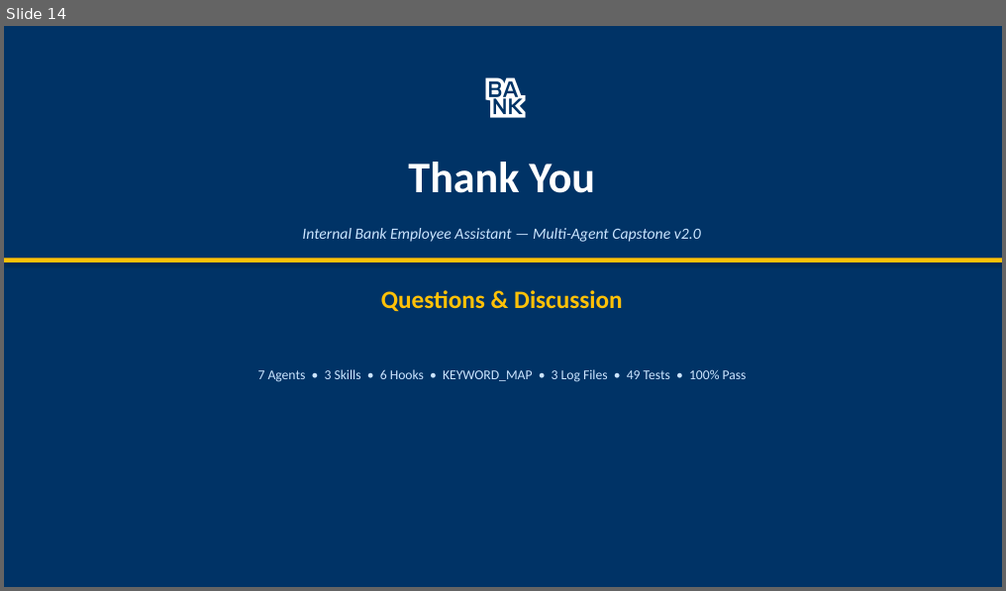
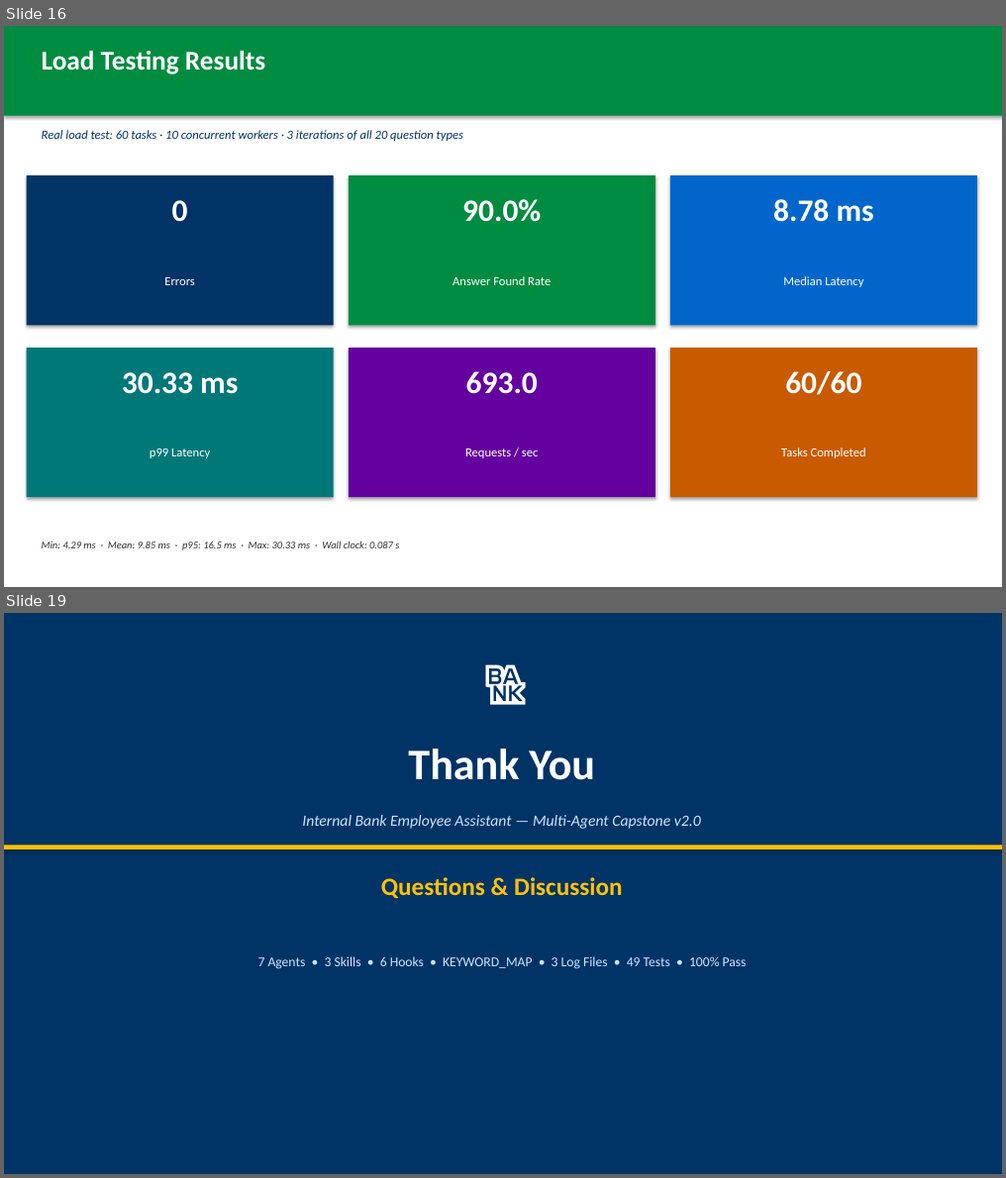
Before and after one commit to athiraiam/CapstoneProject, a slide deck: deliverables/05_Presentation_Deck.pptx. Shown one above the other, each under a label of ours: slide 14 before the commit, slides 16 and 19 after it; the slides between them are not shown. The pictures are 1006x591 and 1006x1178 pixels, drawn with LibreOffice and Linux fonts; fonts in the diff are those of the drawing. Boxes give left, top, right and bottom in pixels: in the first picture for what was removed or moved away, otherwise in the second. Text is boxed around its words. In the diff, an @@ line names an element or a change of style, - is before the commit and + after.

```diff
--- a/deliverables/05_Presentation_Deck.pptx
+++ b/deliverables/05_Presentation_Deck.pptx
@@ slide 16 added at bbox=[4, 26, 1002, 587], background #FFFFFF @@
@@ rectangle added at bbox=[4, 26, 1002, 116], fill #008C40 @@
@@ text added at bbox=[42, 51, 265, 75], 26 pt, text #FFFFFF, bold @@
+Load Testing Results
@@ text added at bbox=[42, 130, 463, 141], 12 pt, text #003366, italic @@
+Real load test: 60 tasks · 10 concurrent workers · 3 iterations of all 20 question types
@@ rectangle added at bbox=[27, 175, 334, 325], fill #003366 @@
@@ text added at bbox=[172, 200, 188, 222], 30 pt, text #FFFFFF, bold @@
+0
@@ rectangle added at bbox=[349, 175, 655, 325], fill #008C40 @@
@@ text added at bbox=[462, 199, 541, 222], 30 pt, text #FFFFFF, bold @@
+90.0%
@@ rectangle added at bbox=[670, 175, 977, 325], fill #0066CC @@
@@ text added at bbox=[773, 199, 874, 222], 30 pt, text #FFFFFF, bold @@
+8.78 ms
@@ text added at bbox=[164, 277, 194, 285], 12 pt, text #FFFFFF @@
+Errors
@@ text added at bbox=[452, 276, 550, 285], 12 pt, text #FFFFFF @@
+Answer Found Rate
@@ text added at bbox=[783, 276, 863, 287], 12 pt, text #FFFFFF @@
+Median Latency
@@ rectangle added at bbox=[27, 348, 334, 497], fill #007878 @@
@@ rectangle added at bbox=[349, 348, 655, 497], fill #6400A0 @@
@@ rectangle added at bbox=[670, 348, 977, 497], fill #C85A00 @@
@@ text added at bbox=[122, 372, 238, 394], 30 pt, text #FFFFFF, bold @@
+30.33 ms
@@ text added at bbox=[466, 372, 538, 394], 30 pt, text #FFFFFF, bold @@
+693.0
@@ text added at bbox=[785, 372, 861, 395], 30 pt, text #FFFFFF, bold @@
+60/60
@@ text added at bbox=[150, 449, 210, 459], 12 pt, text #FFFFFF @@
+p99 Latency
@@ text added at bbox=[465, 449, 538, 459], 12 pt, text #FFFFFF @@
+Requests / sec
@@ text added at bbox=[781, 448, 866, 459], 12 pt, text #FFFFFF @@
+Tasks Completed
@@ text added at bbox=[42, 541, 399, 551], 10 pt, text #323232, italic @@
+Min: 4.29 ms · Mean: 9.85 ms · p95: 16.5 ms · Max: 30.33 ms · Wall clock: 0.087 s
@@ what was slide 14 is now slide 19 @@
```
Also in this commit, not shown: 4 other slides added, 3 other files.
